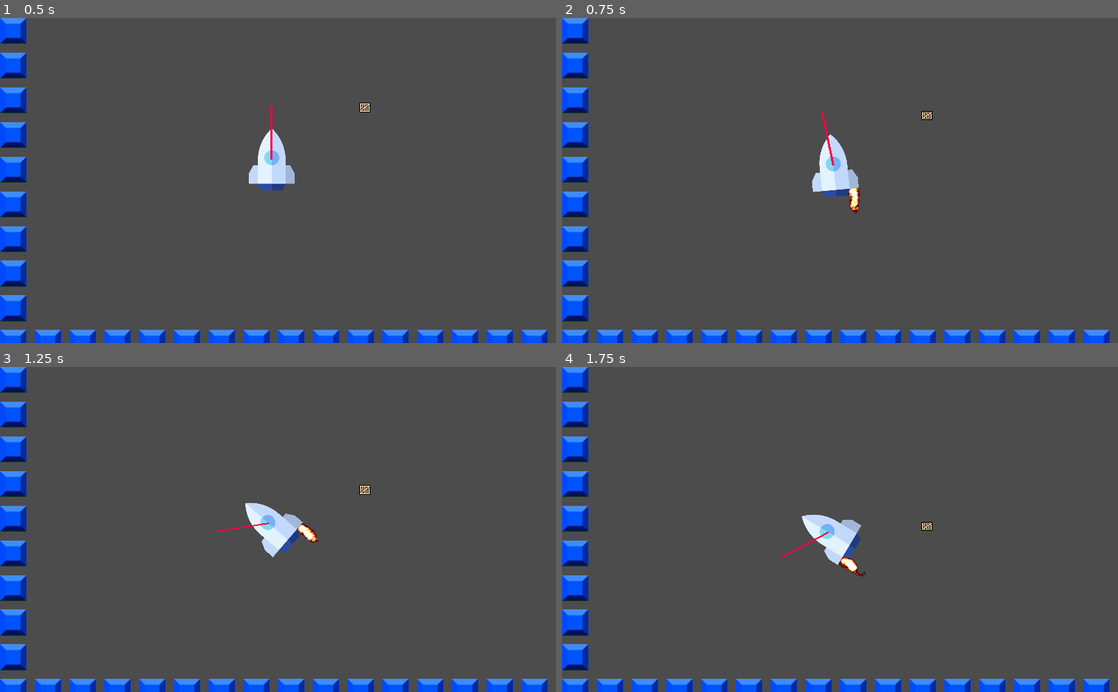
Above: before the commit, frames 1-4 (two rows, left to right).
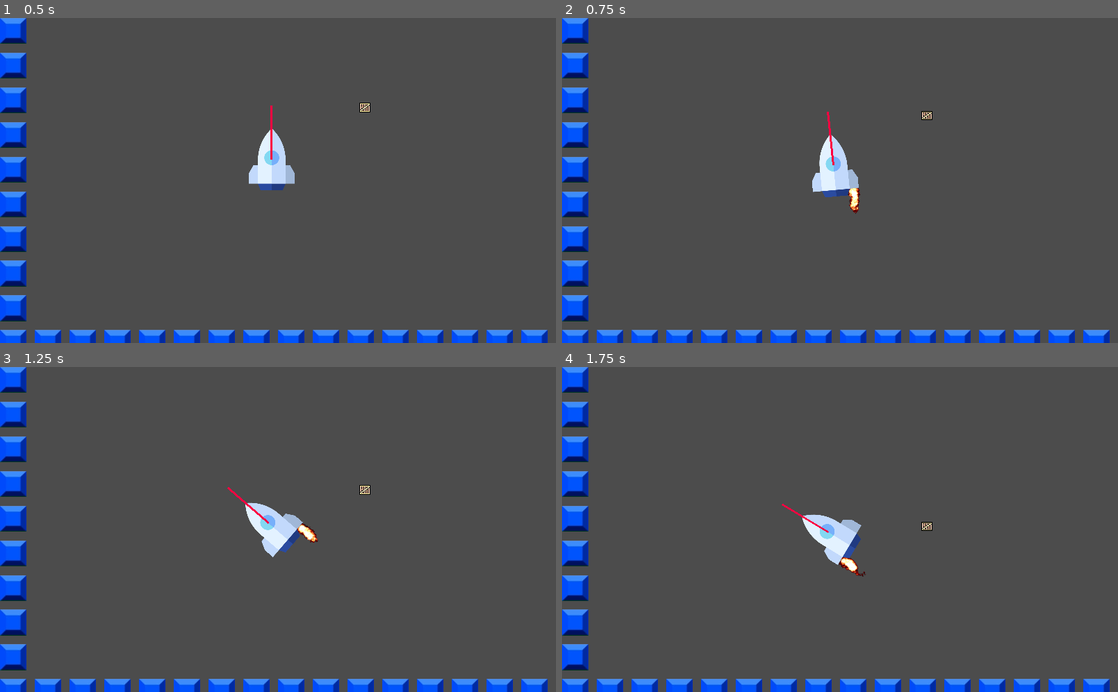
Above: after the commit, the same moments.

Repository: paul-asvb/raekaetae
Game: Godot game, scene res://src/levels/TestLevel.tscn
The game is run twice, just before and just after one commit, with the same random seed, the same clock (stepped at 60 frames per second) and the same inputs.
Inputs:
- Up to frame 1 (0.5 s): no input
- Up to frame 2 (0.75 s): hold Right (move_right) from 0.53 s (still down)
- Up to frame 3 (1.25 s): keep holding Right (move_right)
- Up to frame 4 (1.75 s): release Right (move_right) at 1.28 s; hold A (move_left) from 1.28 s (still down)

Frame 1 is identical in both runs. In frame 2, 0.1% of the frame differs, in the area x 46-49%, y 28-46%; in frame 3, 0.1%; in frame 4, 0.1%.

Commit message:
remove debug vector

Diff:
--- a/src/actors/Player.gd
+++ b/src/actors/Player.gd
@@ -29,7 +29,7 @@
 
 	print(rotation)
 
-	get_node("MyLine").set_point_position(1,Vector2(0,-force*50).rotated(rotation))
+	get_node("MyLine").set_point_position(1,Vector2(0,-force*50))
 
 	return
 
